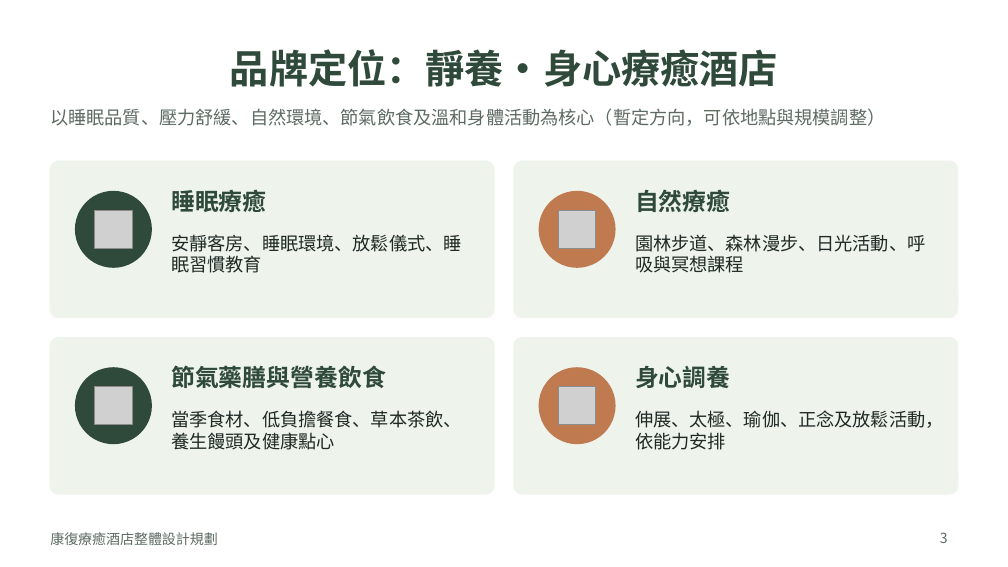
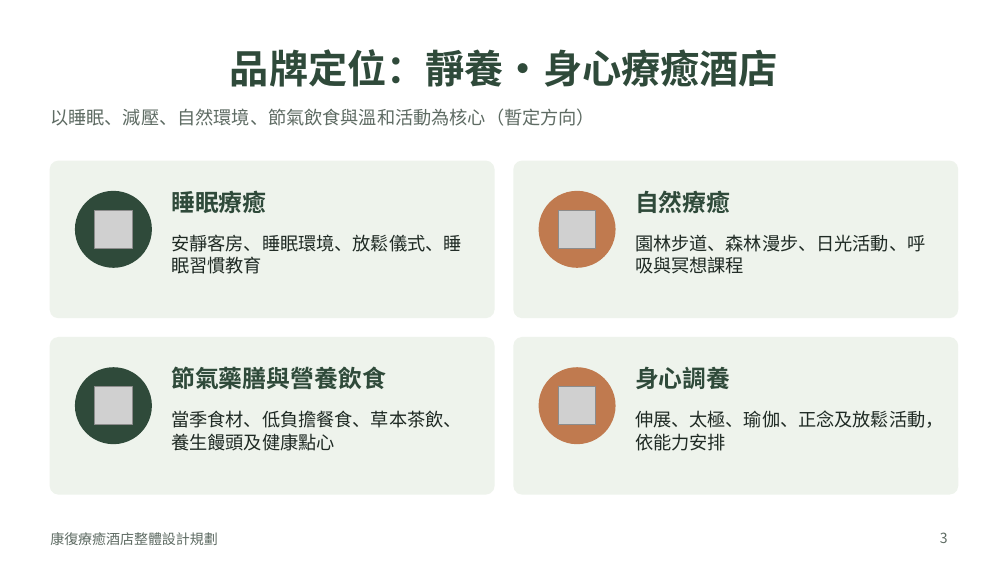
Before and after one commit to yes039/yes039, a slide deck: slide 3 of 康復療癒酒店整體設計規劃.pptx. Drawn at 1008x567 pixels with LibreOffice and Linux fonts; fonts in the diff are those of the drawing; grey boxes stand for pictures. Boxes give left, top, right and bottom in pixels: in the first picture for what was removed or moved away, otherwise in the second. Text is boxed around its words. In the diff, an @@ line names an element or a change of style, - is before the commit and + after.

```diff
--- a/康復療癒酒店整體設計規劃.pptx
+++ b/康復療癒酒店整體設計規劃.pptx
@@ title "品牌定位：靜養・身心療癒酒店" at [230,49,778,87]: line spacing 1 to 34pt @@
@@ text at [50,108,595,126]: text changed @@
-以睡眠品質、壓力舒緩、自然環境、節氣飲食及溫和身體活動為核心（暫定方向，可依地點與規模調整）
+以睡眠、減壓、自然環境、節氣飲食與溫和活動為核心（暫定方向）
```
Also in this commit, not shown: 11 other slides changed.
